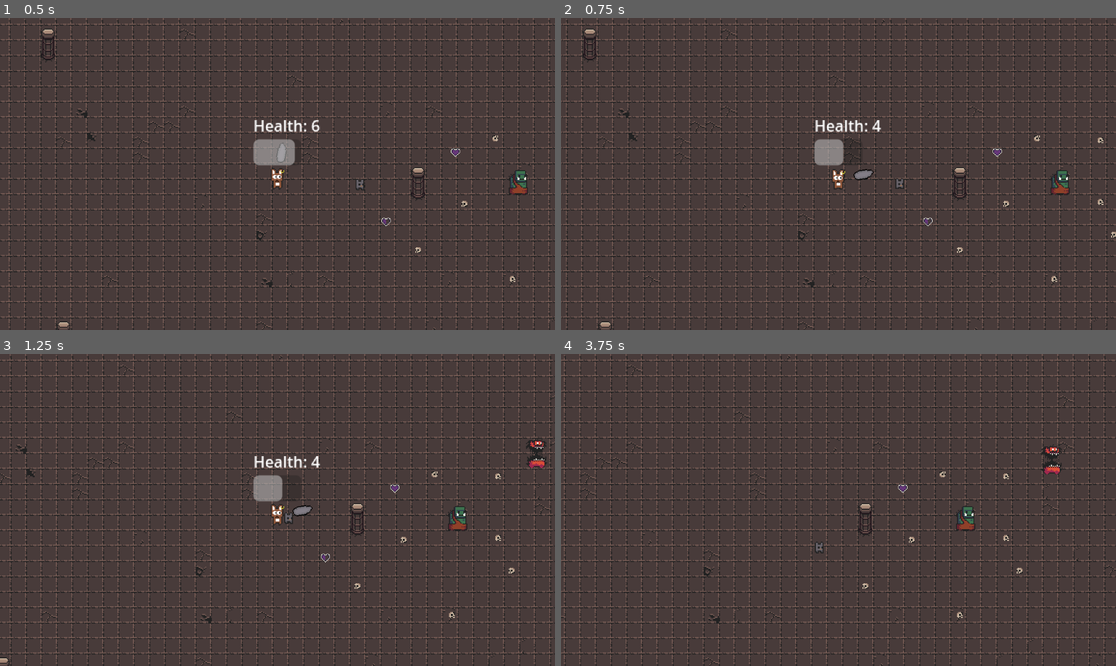
Above: before the commit, frames 1-4 (two rows, left to right).
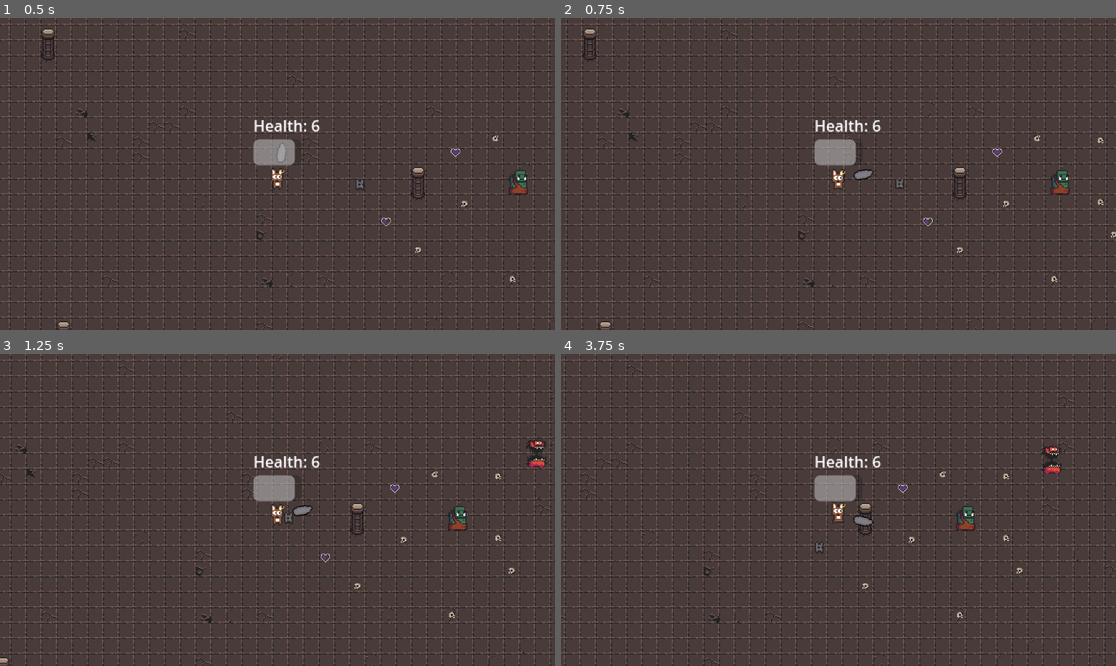
Above: after the commit, the same moments.

Repository: Naigma/proyecto_godot_2526
Game: Godot game, scene res://modules/levels/tutorial/tutorial.tscn
The game is run twice, just before and just after one commit, with the same random seed, the same clock (stepped at 60 frames per second) and the same inputs. The project has no main scene, so this scene is started directly.
Inputs (mouse positions are in pixels of both pictures, inside the frame that each line leads up to):
- Up to frame 1 (0.5 s): no input
- Up to frame 2 (0.75 s): tap Enter (ui_accept) at 0.5 s; move the mouse to (960, 158) at 0.52 s; hold D (right) from 0.53 s (still down); hold Enter (ui_accept) from 0.53 s (still down)
- Up to frame 3 (1.25 s): keep holding D (right); keep holding Enter (ui_accept)
- Up to frame 4 (3.75 s): move the mouse to (727, 525) at 1.27 s; release D (right) at 1.28 s; release Enter (ui_accept) at 1.28 s; hold S (down) 1.28-2.03 s; tap E (interact) at 1.35, 2.85 s; tap Enter (ui_accept) at 1.52, 1.55, 1.82, 3.02, 3.05, 3.32 s; move the mouse to (894, 441) at 2.02 s; hold D (right) 2.03-2.78 s; hold Enter (ui_accept) 2.03-2.78 s; move the mouse to (810, 572) at 2.77 s; hold W (up) 2.78-3.53 s; move the mouse to (1005, 556) at 3.52 s; hold A (left) from 3.53 s (still down); hold Enter (ui_accept) from 3.53 s (still down)

Frame 1 is identical in both runs. In frame 2, 0.2% of the frame differs, in the area x 50-58%, y 32-48%; in frame 3, 0.2%; in frame 4, 1.1%, in the area x 45-58%, y 32-56%.

Commit message:
Eliminated damage tests

Diff:
--- a/modules/enemy_sword/enemy_sword.gd
+++ b/modules/enemy_sword/enemy_sword.gd
@@ -12,10 +12,6 @@
 func _process(_delta: float) -> void:
 	animator.play("walk")
 
-	#TODO: Eliminar esto, es debug.
-	if Input.is_action_just_pressed("ui_accept"):
-		take_damage(1)
-
 func take_damage(damage : int):
 	health = health - damage
 	animator.modulate = Color.INDIAN_RED
--- a/modules/player/player.gd
+++ b/modules/player/player.gd
@@ -18,10 +18,6 @@
 
 func set_health_bar() -> void:
 	$HealthBar.value = health
-
-func _input(event: InputEvent) -> void:
-	if event.is_action_pressed("ui_accept"):
-		take_damage(1)
 
 func _physics_process(delta: float) -> void:
 	var direction : Vector2 = Input.get_vector("left","right","up","down").normalized()
